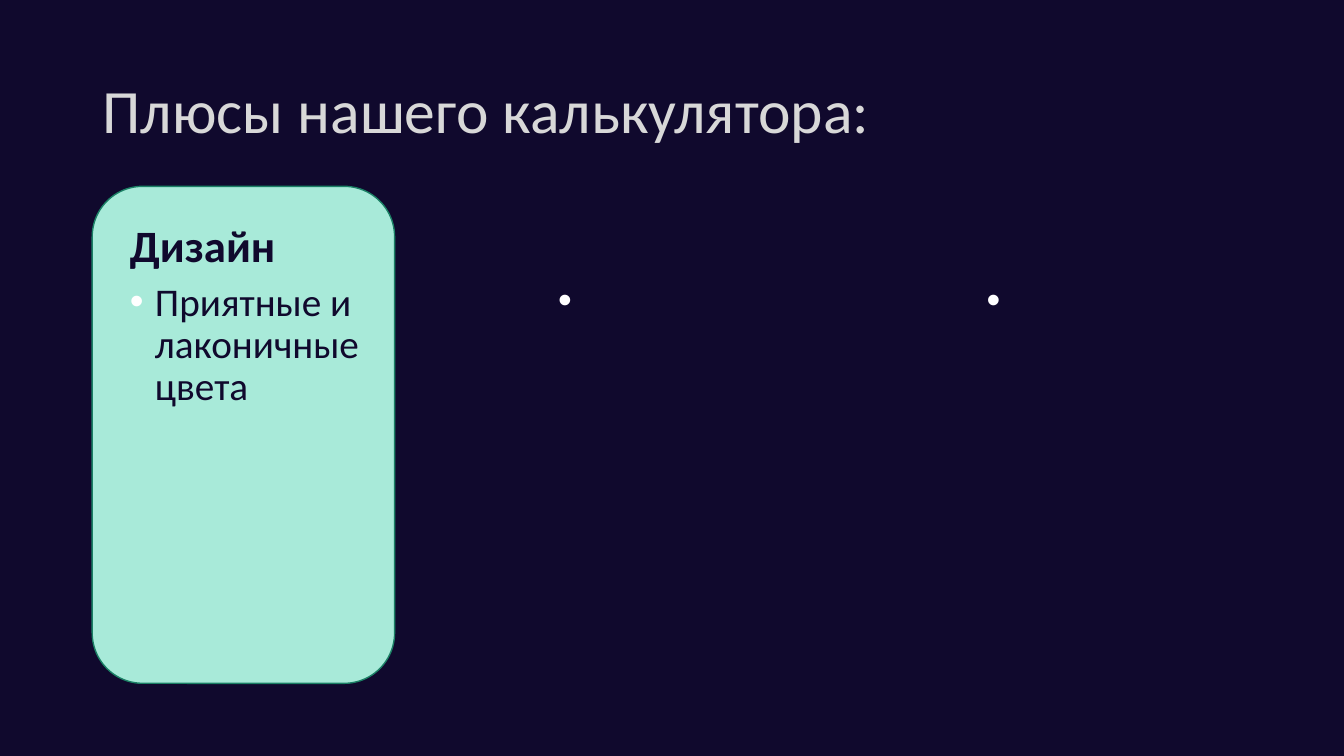
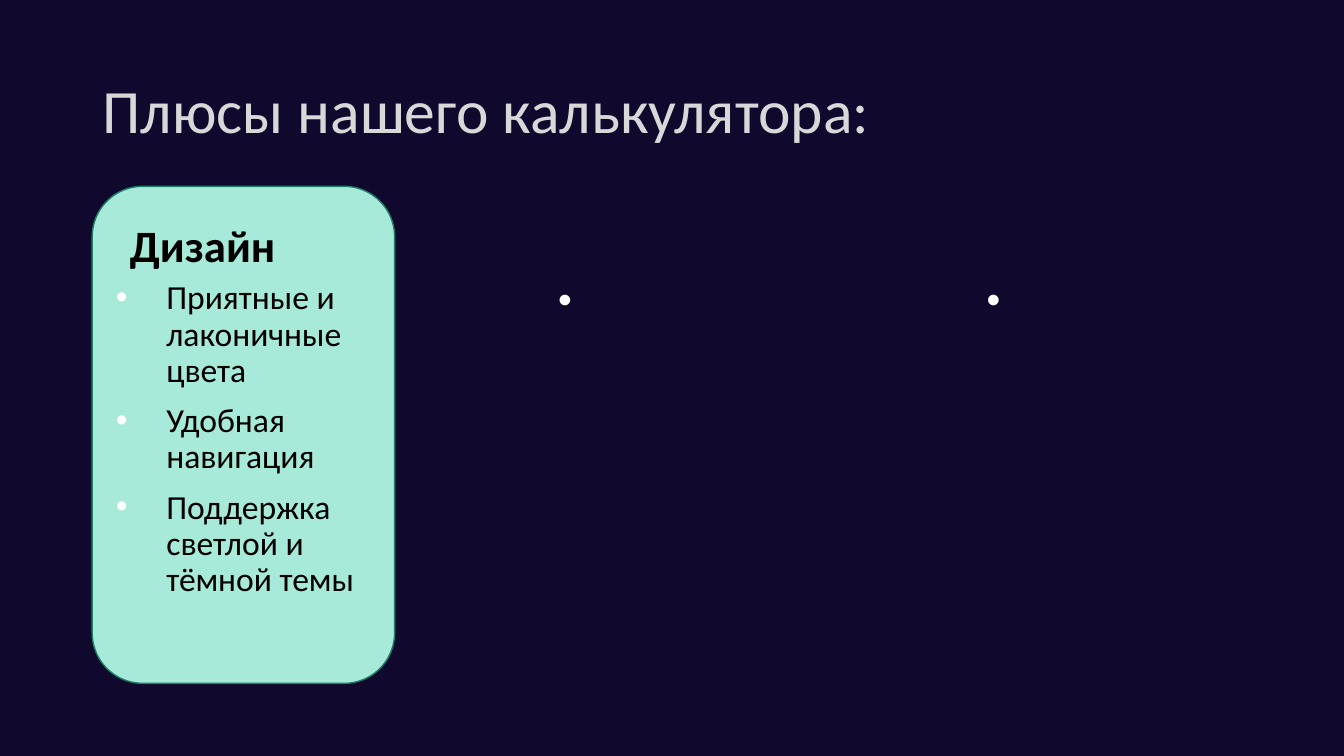
Before and after one commit to Upiter26/NumSysCalc, a slide deck: slide 4 of Presentation — копия.odp. Drawn at 1344x756 pixels with LibreOffice and Linux fonts; fonts in the diff are those of the drawing. Boxes give left, top, right and bottom in pixels: in the first picture for what was removed or moved away, otherwise in the second. Text is boxed around its words. In the diff, an @@ line names an element or a change of style, - is before the commit and + after.

```diff
--- a/Presentation — копия.odp
+++ b/Presentation — копия.odp
@@ freeform shape at [92, 187, 394, 684]: outline redrawn @@
@@ text "Дизайн" at [130, 231, 276, 269]: text colour #10092D to #000000 @@
@@ text "Приятные и лаконичные цвета": place and size @@
-text "Приятные и лаконичные цвета" at [155, 291, 359, 407]
+text "Приятные и лаконичные цвета" at [166, 287, 354, 592]
@@ text at [166, 287, 341, 388]: size 28 to 24 pt, text colour #10092D to #000000 in "Приятные и лаконичные цвета"; indent changed @@
@@ text at [166, 409, 354, 592]: paragraphs added @@
+• Удобная навигация
+• Поддержка светлой и тёмной темы
```
Also in this commit, not shown: 8 other slides changed, 1 slide added, 2 slides removed.
